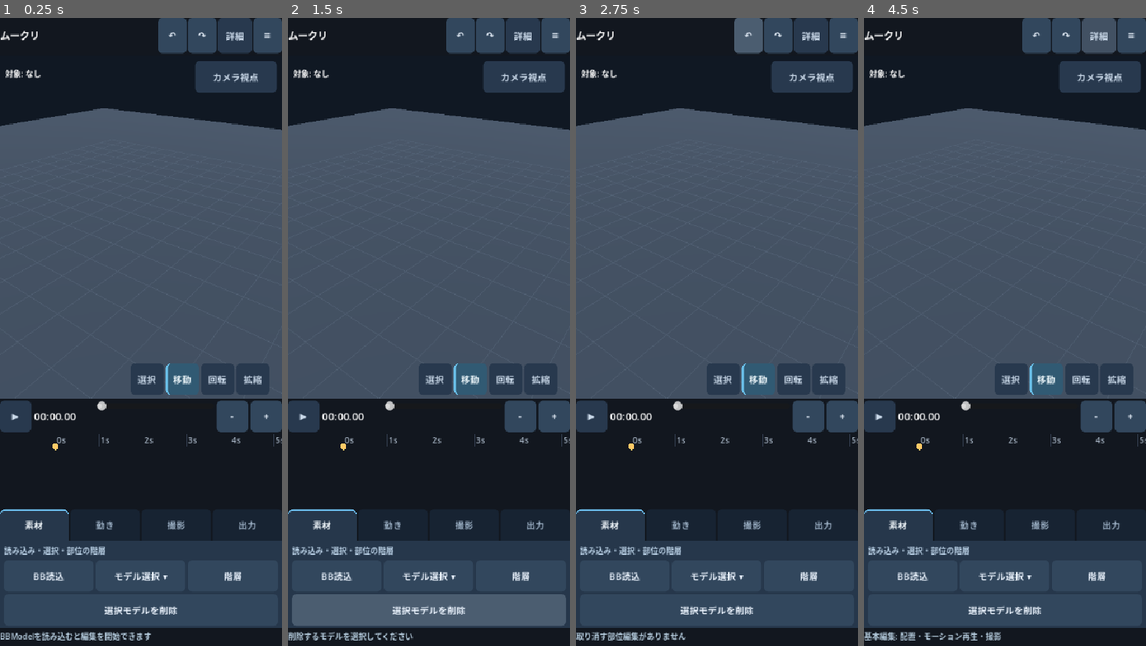
Above: before the commit, frames 1-4 (left to right).
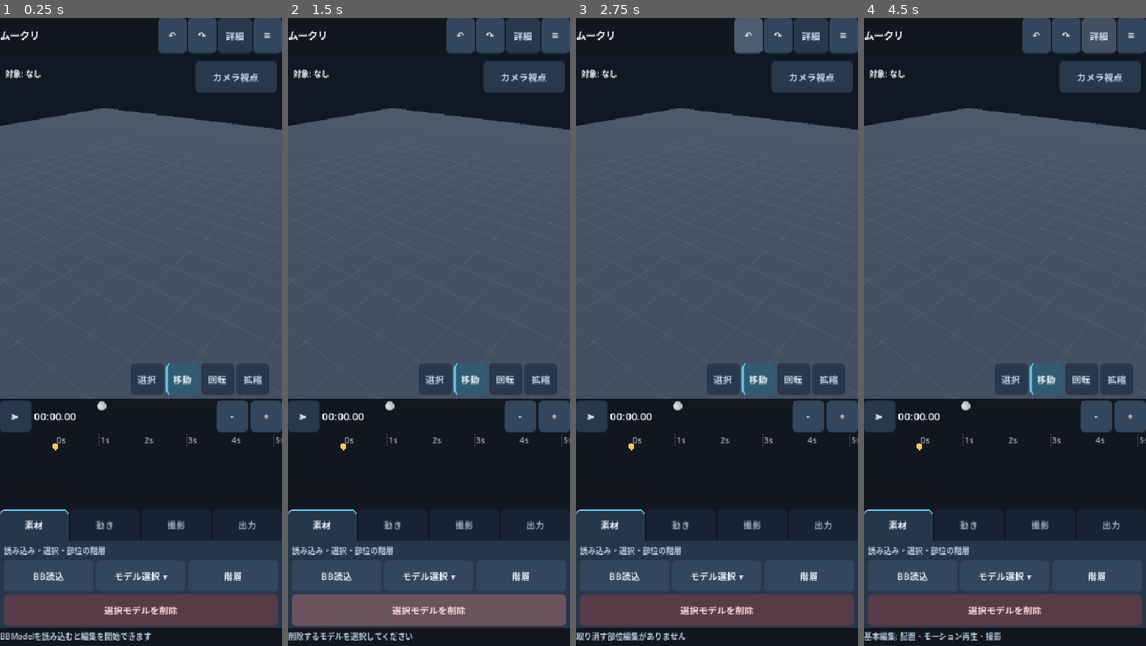
Above: after the commit, the same moments.

Repository: shejklgaia-png/movie_creater
Game: Godot game, scene res://scenes/editor.tscn
Two runs of this game, one before a commit and one after it. Both use one fixed random seed, a clock stepped at 60 frames per second and the inputs below.
Inputs:
- Up to frame 1 (0.25 s): no input
- Up to frame 2 (1.5 s): click "階層" at 0.5 s; click "選択モデルを削除" at 1.25 s
- Up to frame 3 (2.75 s): click "↶" at 2 s
- Up to frame 4 (4.5 s): click "↷" at 2.75 s; click "詳細" at 3.5 s; click "基本" at 4.25 s

The runs differ from the first frame. In frame 1, 4.9% of the frame differs, in the area x 1-99%, y 91-97%; in frame 2, 4.9%; in frame 3, 4.9%; in frame 4, 4.9%.

Commit message:
feat(ui): style modal sheets, emphasize selected picker items and distinguish destructive actions

Diff:
--- a/scripts/editor.gd
+++ b/scripts/editor.gd
@@ -363,7 +363,8 @@
     part_picker_button = _category_action(properties, "階層", _open_part_picker)
     part_picker_button.custom_minimum_size.x = 64
     var model_management := _category_row(model_page)
-    _category_action(model_management, "選択モデルを削除", _confirm_delete_model)
+    var delete_model_button := _category_action(model_management, "選択モデルを削除", _confirm_delete_model)
+    _ui_paint_button(delete_model_button, "danger")
 
     # Transform: position/rotation/scale tools stay overlaid on the preview.
     # The numeric and keyframe actions live together in this category.
@@ -1138,6 +1139,7 @@
         button.custom_minimum_size.y = 54.0
         button.clip_text = true
         button.pressed.connect(_pick_animation.bind(selected_id, i))
+        _ui_paint_button(button, "item")
         picker_list.add_child(button)
     picker_overlay.show()
 
@@ -1162,6 +1164,7 @@
     outside.pressed.connect(_close_clip_editor)
     clip_overlay.add_child(outside)
     var sheet := PanelContainer.new()
+    _ui_style_sheet(sheet)
     sheet.anchor_left = 0.04
     sheet.anchor_top = 0.15
     sheet.anchor_right = 0.96
@@ -1175,6 +1178,7 @@
     layout.add_child(title_row)
     clip_title = Label.new()
     clip_title.text = "アニメーション詳細"
+    clip_title.add_theme_color_override("font_color", Color("#e8f5ff"))
     clip_title.clip_text = true
     clip_title.size_flags_horizontal = Control.SIZE_EXPAND_FILL
     title_row.add_child(clip_title)
@@ -2241,6 +2245,7 @@
     full_button.text = "◉ モデル全体"
     full_button.custom_minimum_size.y = 52
     full_button.pressed.connect(_choose_part.bind(selected_id, ""))
+    _ui_paint_button(full_button, "item", selected_part_path.is_empty())
     picker_list.add_child(full_button)
     var model: Node3D = objects_by_id[selected_id]
     _fill_part_picker(model, model, 0)
@@ -2262,6 +2267,7 @@
         button.clip_text = true
         button.alignment = HORIZONTAL_ALIGNMENT_LEFT
         button.pressed.connect(_choose_part.bind(selected_id, path))
+        _ui_paint_button(button, "item", selected_part_model == selected_id and path == selected_part_path)
         picker_list.add_child(button)
         _fill_part_picker(root_node, child, depth + 1)
 
@@ -2535,6 +2541,7 @@
     outside.pressed.connect(_close_transform_inspector)
     transform_overlay.add_child(outside)
     var sheet := PanelContainer.new()
+    _ui_style_sheet(sheet)
     sheet.anchor_left = 0.04
     sheet.anchor_right = 0.96
     sheet.anchor_top = 0.30
@@ -2548,6 +2555,7 @@
     container.add_child(title_row)
     transform_title = Label.new()
     transform_title.text = "要素の数値編集"
+    transform_title.add_theme_color_override("font_color", Color("#e8f5ff"))
     transform_title.size_flags_horizontal = Control.SIZE_EXPAND_FILL
     transform_title.clip_text = true
     title_row.add_child(transform_title)
@@ -2664,6 +2672,7 @@
     picker_overlay.add_child(outside_button)
 
     var sheet := PanelContainer.new()
+    _ui_style_sheet(sheet)
     sheet.anchor_left = 0.0
     sheet.anchor_top = 0.45
     sheet.anchor_right = 1.0
@@ -2679,6 +2688,7 @@
     contents.add_child(title_row)
     picker_title = Label.new()
     picker_title.text = "モデルを選択"
+    picker_title.add_theme_color_override("font_color", Color("#e8f5ff"))
     picker_title.size_flags_horizontal = Control.SIZE_EXPAND_FILL
     picker_title.add_theme_font_size_override("font_size", 20)
     title_row.add_child(picker_title)
@@ -2709,6 +2719,7 @@
     camera_button.text = "🎥 撮影カメラ"
     camera_button.custom_minimum_size.y = 56.0
     camera_button.pressed.connect(_choose_model.bind("__camera__"))
+    _ui_paint_button(camera_button, "item", selected_id == "__camera__")
     picker_list.add_child(camera_button)
     for id_value in objects_by_id.keys():
         var item_id := str(id_value)
@@ -2719,6 +2730,7 @@
         button.alignment = HORIZONTAL_ALIGNMENT_LEFT
         button.size_flags_horizontal = Control.SIZE_EXPAND_FILL
         button.pressed.connect(_choose_model.bind(item_id))
+        _ui_paint_button(button, "item", item_id == selected_id)
         picker_list.add_child(button)
 
 func _choose_model(id: String) -> void:
